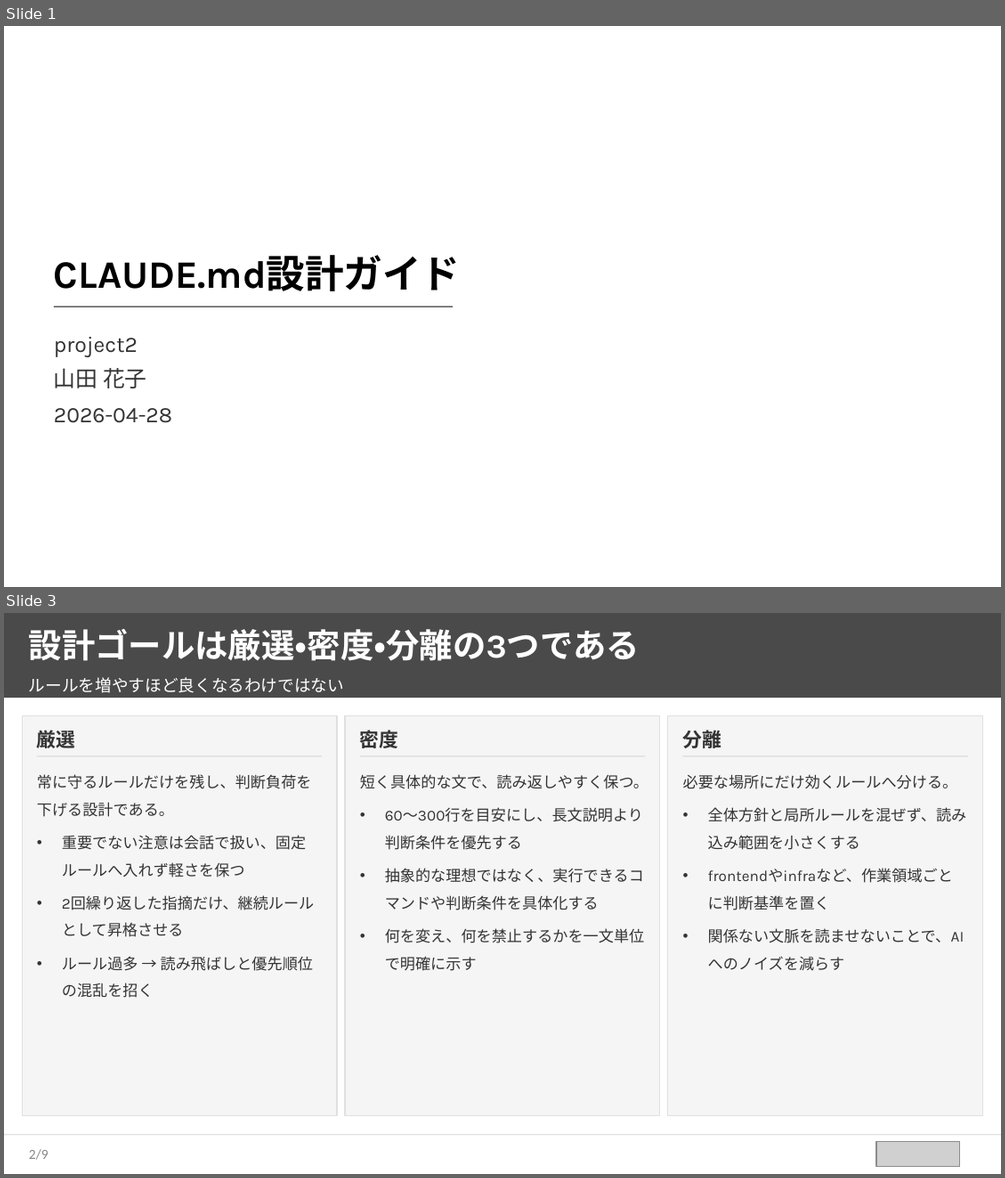
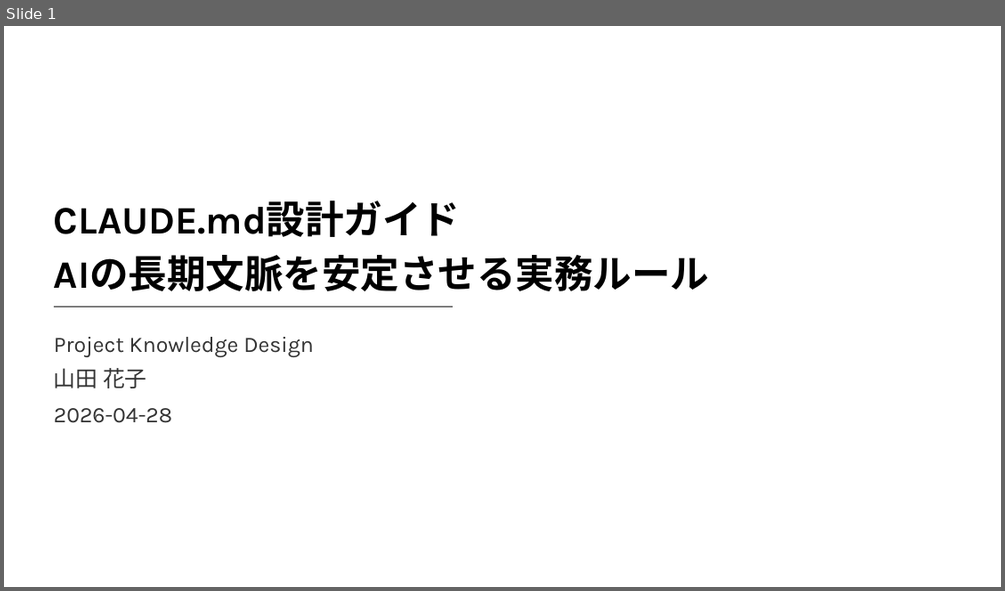
Before and after one commit to takuya109048/html2pptx, a slide deck: sample_source_deck.pptx. Shown one above the other, each under a label of ours: slides 1 and 3 before the commit, slide 1 after it; the slides between them are not shown. The pictures are 1005x1178 and 1005x591 pixels, drawn with LibreOffice and Linux fonts; fonts in the diff are those of the drawing; grey boxes stand for pictures; background and template pictures are left out. Boxes give left, top, right and bottom in pixels: in the first picture for what was removed or moved away, otherwise in the second. Text is boxed around its words. In the diff, an @@ line names an element or a change of style, - is before the commit and + after.

```diff
--- a/sample_source_deck.pptx
+++ b/sample_source_deck.pptx
@@ slide 3 removed at bbox=[4, 613, 1001, 1174], background #FFFFFF @@
@@ rectangle removed at bbox=[4, 613, 1001, 698] @@
@@ text removed at bbox=[29, 629, 639, 661] @@
-設計ゴールは厳選・密度・分離の3つである
@@ text removed at bbox=[29, 677, 344, 693] @@
-ルールを増やすほど良くなるわけではない
@@ rectangle removed at bbox=[22, 715, 337, 1115] @@
@@ rectangle removed at bbox=[345, 715, 660, 1115] @@
@@ rectangle removed at bbox=[668, 715, 983, 1115] @@
@@ text removed at bbox=[37, 727, 76, 752] @@
-厳選
@@ text removed at bbox=[360, 730, 399, 748] @@
-密度
@@ text removed at bbox=[683, 730, 722, 748] @@
-分離
@@ rectangle removed at bbox=[37, 755, 322, 756] @@
@@ rectangle removed at bbox=[360, 755, 645, 756] @@
@@ rectangle removed at bbox=[683, 755, 968, 756] @@
@@ text removed at bbox=[37, 774, 313, 997] @@
-常に守るルールだけを残し、判断負荷を下げる設計である。
-• 重要でない注意は会話で扱い、固定ルールへ入れず軽さを保つ
-• 2回繰り返した指摘だけ、継続ルールとして昇格させる
-• ルール過多 → 読み飛ばしと優先順位の混乱を招く
@@ text removed at bbox=[360, 774, 648, 971] @@
-短く具体的な文で、読み返しやすく保つ。
-• 60〜300行を目安にし、長文説明より判断条件を優先する
-• 抽象的な理想ではなく、実行できるコマンドや判断条件を具体化する
-• 何を変え、何を禁止するかを一文単位で明確に示す
@@ text removed at bbox=[683, 774, 967, 943] @@
-必要な場所にだけ効くルールへ分ける。
-• 全体方針と局所ルールを混ぜず、読み込み範囲を小さくする
-• frontendやinfraなど、作業領域ごとに判断基準を置く
-• 関係ない文脈を読ませないことで、AIへのノイズを減らす
@@ rectangle removed at bbox=[4, 1134, 1001, 1135] @@
@@ picture removed at bbox=[876, 1142, 959, 1167] @@
@@ page number removed at bbox=[29, 1149, 48, 1159] @@
-2/9
@@ slide 1 changed as well @@
@@ text at bbox=[54, 255, 709, 291]: paragraph added @@
+AIの長期文脈を安定させる実務ルール
@@ text at bbox=[54, 337, 314, 357]: text changed @@
-project2
+Project Knowledge Design
```
Also in this commit, not shown: 5 other slides changed, 5 slides added, 2 other slides removed, 10 other files.
